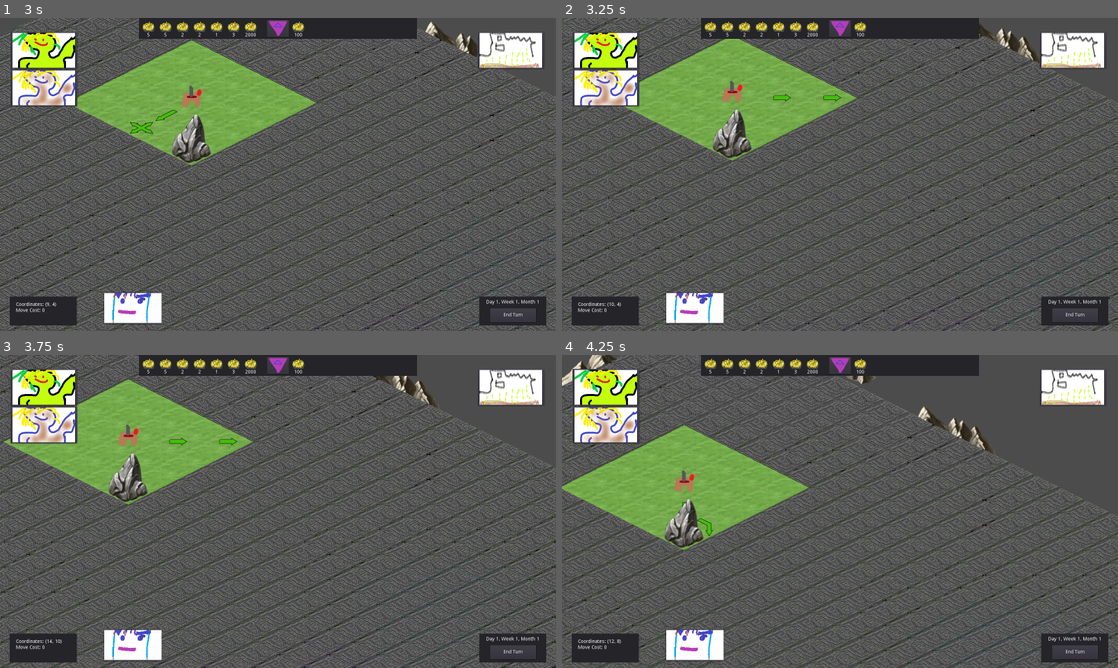
Above: before the commit, frames 1-4 (two rows, left to right).
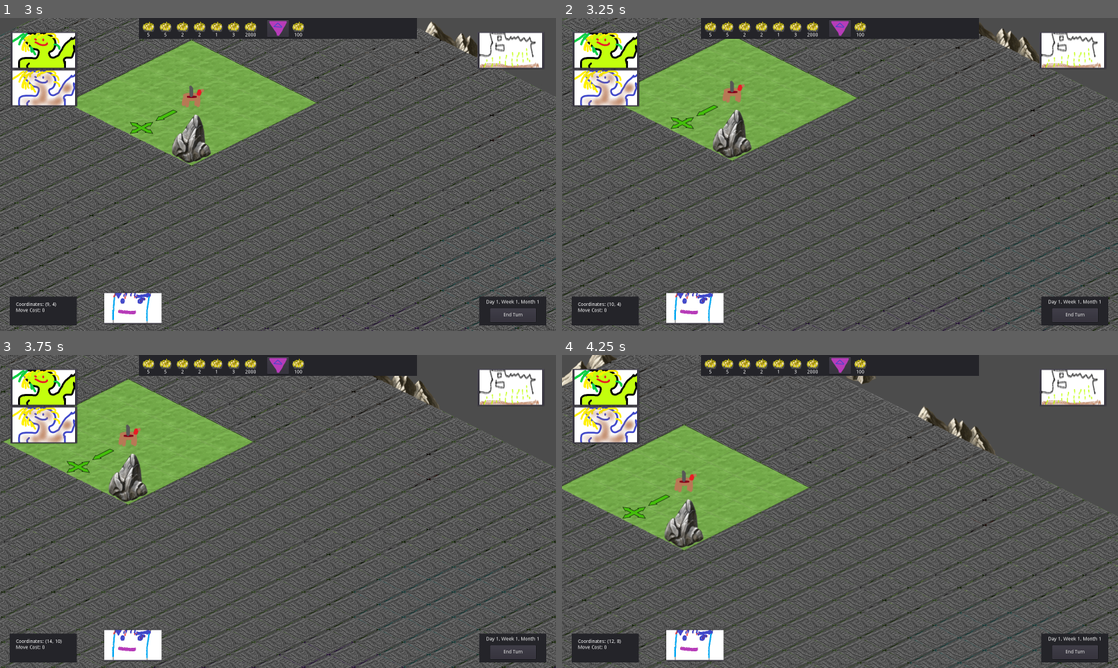
Above: after the commit, the same moments.

Repository: xfstef/captains
Game: Godot game, scene res://Scenes/AdventureMap.tscn
The game is run twice, just before and just after one commit, with the same random seed, the same clock (stepped at 60 frames per second) and the same inputs.
Inputs (mouse positions are in pixels of both pictures, inside the frame that each line leads up to):
- Up to frame 1 (3 s): click "OK" at 0.5 s; tap Enter at 1.25 s; move the mouse to (400, 158) at 1.27 s; hold D (map_right) 1.28-2.03 s; click (400, 158) at 1.42 s; move the mouse to (166, 190) at 2.02 s; hold S (map_down) 2.03-2.78 s; click (166, 190) at 2.17 s; move the mouse to (333, 105) at 2.77 s; hold D (map_right) from 2.78 s (still down); click (333, 105) at 2.92 s
- Up to frame 2 (3.25 s): keep holding D (map_right)
- Up to frame 3 (3.75 s): move the mouse to (250, 574) at 3.52 s; release D (map_right) at 3.53 s; hold W (map_up) from 3.53 s (still down); click (250, 574) at 3.67 s
- Up to frame 4 (4.25 s): keep holding W (map_up)

Frame 1 is identical in both runs. In frame 2, 0.2% of the frame differs, in the area x 19-51%, y 24-36%; in frame 3, 0.2%, in the area x 12-43%, y 26-38%; in frame 4, 0.2%.

Commit message:
Reworked FoW and LoS code. Added LoS points to the player class so that points are easier to access.

Diff:
--- a/Scripts/AdventureMap.gd
+++ b/Scripts/AdventureMap.gd
@@ -39,6 +39,7 @@
 var units_DB
 var captains_DB
 var selected_army_instance
+var current_player_istance
 var day_events
 # Availables Scenes
 var adventure_event
@@ -159,6 +160,7 @@
 		if payload.playerStartRules[z].get("castles"):
 			instantiate_player_towns(z, payload.playerStartRules[z].castles)
 
+	current_player_istance = player_instances[current_player]
 	armiesListContainer.switchPlayer(current_player)
 	fowTileMap.updateVisibility(current_player)
 
@@ -186,7 +188,9 @@
 			topPanel.updateMovementLeft(selected_army_instance.my_remaining_movement_today)
 		if army_cache != null:
 			player_instances[player_nr].my_armies[h].modifyCache(army_cache)
-		player_instances[player_nr].my_armies[h].updateLOS()
+		player_instances[player_nr].registerLOSPoint(pos, player_instances[player_nr].my_armies[h].l_o_s_range)
+		player_instances[player_nr].updateLOSPoint(pos, pos, player_instances[player_nr].my_armies[h].l_o_s_range)
+		#player_instances[player_nr].my_armies[h].updateLOS()
 
 		armiesListContainer.add_child(armyButton.duplicate())
 		armiesListContainer.get_child(h).my_player_id = player_nr
@@ -220,7 +224,7 @@
 		if isTileAccessible(p_a_s_x + d_modifier.x, p_a_s_y + d_modifier.y, army_travel_type, army_land_mass):
 			selected_army_instance.moveTo(propsTileMap.map_to_world(Vector2(p_a_s_x + d_modifier.x, p_a_s_y + d_modifier.y)), movementTileMap.tile_move_expense[p_a_s_x + d_modifier.x][p_a_s_y + d_modifier.y])
 
-	if event is InputEventMouseButton && event.is_pressed() == false && event.button_index == 1:# && (mouseCtrl.pointerState == 0 || mouseCtrl.pointerState == 2):
+	elif event is InputEventMouseButton && event.is_pressed() == false && event.button_index == 1 && (mouseCtrl.pointerState == 0 || mouseCtrl.pointerState == 2):
 		var tile = groundTileMap.world_to_map(get_global_mouse_position())
 		if (tile.x != p_a_s_x || tile.y != p_a_s_y) && isTileAccessible(tile.x, tile.y, army_travel_type, army_land_mass):
 			if selected_army_instance.selected_coords == tile:
--- a/Scripts/Army.gd
+++ b/Scripts/Army.gd
@@ -55,8 +55,10 @@
 		if my_animation.playing:
 			my_animation.playing = false
 			my_animation.frame = 0
+			var old_coords = my_coords
 			my_coords = adventure_map.propsTileMap.world_to_map(self.position)
-			updateLOS()
+			#updateLOS()
+			adventure_map.player_instances[my_player_id].updateLOSPoint(old_coords, my_coords, l_o_s_range)
 			if currentMoveCommandStep == 1:
 				current_prop_code = adventure_map.propsTileMap.get_cell(my_coords.x, my_coords.y)
 				if current_prop_code == -1 && adventure_map.getArmyPresent(my_coords):
@@ -170,9 +172,9 @@
 	if currently_selected == true:
 		top_panel.updateCache(my_cache)
 
-func updateLOS():
-	line_of_sight.clear()
-	for x in range(-l_o_s_range, l_o_s_range + 1):
-		for y in range(-l_o_s_range, l_o_s_range + 1):
-			line_of_sight.append(Vector2(my_coords.x + x, my_coords.y + y))
-	adventure_map.player_instances[my_player_id].updateExploredTiles(line_of_sight)
+#func updateLOS():
+#	line_of_sight.clear()
+#	for x in range(-l_o_s_range, l_o_s_range + 1):
+#		for y in range(-l_o_s_range, l_o_s_range + 1):
+#			line_of_sight.append(Vector2(my_coords.x + x, my_coords.y + y))
+#	adventure_map.player_instances[my_player_id].updateExploredTiles(line_of_sight)
--- a/Scripts/MouseCtrl.gd
+++ b/Scripts/MouseCtrl.gd
@@ -53,22 +53,11 @@
 	var mouse_pos_global = get_global_mouse_position()
 	var mouse_pos_local = get_viewport().get_mouse_position()
 	var tile = groundTileMap.world_to_map(mouse_pos_global)
-	#var move_expense = movementTileMap.tile_move_expense[tile.x][tile.y]
+
 	info.set_text("Coordinates: %s \nMove Cost: %s" % [tile, 0])
 
 	if pointerState == 5:
 		return
-
-	var move_tile = movementTileMap.get_cell(tile.x, tile.y)
-	var army_present = adventure_map.getArmyPresent(tile)
-	var selected_land_mass
-
-	if tile.x >= 0 && tile.x < mapWidth && tile.y >= 0 && tile.y < mapHeight:
-		selected_land_mass = adventure_map.landMassesMatrix[tile.x][tile.y]
-	else:
-		selected_land_mass = 0
-
-	var c_s_a = adventure_map.selected_army_instance
 
 	if mouse_pos_local.x < 10 || mouse_pos_local.x > camera.viewport_size.x - 10 || mouse_pos_local.y < 10 || mouse_pos_local.y > camera.viewport_size.y - 10:
 		move_vector = Vector2()
@@ -88,18 +77,34 @@
 
 		camera.scrollCamera(move_vector, delta)
 
-	elif pointerState < 3:
+func _unhandled_input(event):
+	if event is InputEventMouse:
+		var tile = groundTileMap.world_to_map(get_global_mouse_position())
+		var move_tile = movementTileMap.get_cell(tile.x, tile.y)
+		var selected_land_mass
+		if tile.x >= 0 && tile.x < mapWidth && tile.y >= 0 && tile.y < mapHeight:
+			selected_land_mass = adventure_map.landMassesMatrix[tile.x][tile.y]
+		else:
+			selected_land_mass = 0
+		var c_s_a = adventure_map.selected_army_instance
+		var army_present = adventure_map.getArmyPresent(tile)
+		var player_explored_tiles = adventure_map.current_player_istance.my_explored_tiles
+
 		if move_tile == 0 && selected_land_mass == c_s_a.current_land_mass:
-			if army_present == true:
-				if tile.x == c_s_a.my_coords.x && tile.y == c_s_a.my_coords.y:
-					Input.set_custom_mouse_cursor(m_pointer_ui)
-					pointerState = 3
+			if player_explored_tiles.find(tile) > -1:
+				if army_present == true:
+					if tile.x == c_s_a.my_coords.x && tile.y == c_s_a.my_coords.y:
+						Input.set_custom_mouse_cursor(m_pointer_ui)
+						pointerState = 3
+					else:
+						Input.set_custom_mouse_cursor(m_pointer_interact)
+						pointerState = 2
 				else:
-					Input.set_custom_mouse_cursor(m_pointer_interact)
-					pointerState = 2
+					Input.set_custom_mouse_cursor(m_pointer_go)
+					pointerState = 0
 			else:
-				Input.set_custom_mouse_cursor(m_pointer_go)
-				pointerState = 0
+				Input.set_custom_mouse_cursor(m_pointer_blocked)
+				pointerState = 1
 		elif move_tile == 1 || selected_land_mass != c_s_a.current_land_mass:
 			Input.set_custom_mouse_cursor(m_pointer_blocked)
 			pointerState = 1
--- a/Scripts/Player.gd
+++ b/Scripts/Player.gd
@@ -7,19 +7,35 @@
 var my_towns = []
 var my_explored_tiles = []
 var my_visible_tiles = []
+var los_points = []
 # Global Instances
 var adventure_map
 
-func updateExploredTiles(line_of_sight):
-	for sight in line_of_sight:
-		if my_explored_tiles.find(sight) == -1:
-			my_explored_tiles.append(sight)
-	updateVisibleTiles()
+func registerLOSPoint(x_y, los_range):
+	for point in los_points:
+		if point.x_y == x_y:
+			point.los_range = los_range
+			return
+	los_points.append({x_y = x_y, los_range = los_range})
 
-func updateVisibleTiles():
-	my_visible_tiles.clear()
-	for army in my_armies:
-		for sight in army.line_of_sight:
-			if my_visible_tiles.find(sight) == -1:
-				my_visible_tiles.append(sight)
-	adventure_map.fowTileMap.updateVisibility(my_id)
+func updateLOSPoint(old_x_y, new_x_y, los_range):
+	for x in range(los_points.size()):
+		var point = los_points[x]
+		if point.x_y == old_x_y:
+			point.x_y = new_x_y
+			point.los_range = los_range
+			updateExploredTiles(point, x)
+			adventure_map.fowTileMap.updateVisibility(my_id)
+			return
+
+func updateExploredTiles(point, x_pos):
+	if my_visible_tiles.size() < x_pos + 1:
+		my_visible_tiles.append([])
+		my_visible_tiles[x_pos] = []
+	my_visible_tiles[x_pos].clear()
+	for x in range(-point.los_range, point.los_range + 1):
+		for y in range(-point.los_range, point.los_range + 1):
+			var new_point = Vector2(point.x_y.x + x, point.x_y.y + y)
+			my_visible_tiles[x_pos].append(new_point)
+			if my_explored_tiles.find(new_point) == -1:
+				my_explored_tiles.append(new_point)
--- a/Scripts/TM-FOW.gd
+++ b/Scripts/TM-FOW.gd
@@ -21,14 +21,20 @@
 	current_player = player_id
 	player_explored_tiles = adventure_map.player_instances[current_player].my_explored_tiles
 	player_visible_tiles = adventure_map.player_instances[current_player].my_visible_tiles
+	var cell_type
 	for x in range(width):
 		for y in range(height):
 			if player_explored_tiles.find(Vector2(x, y)) == -1:
-				set_cell(x, y, 1)
-			elif player_visible_tiles.find(Vector2(x, y)) == -1:
-				set_cell(x, y, 16)
+				cell_type = 1
 			else:
-				set_cell(x, y, -1)
+				cell_type = findVisibleTile(x, y)
+			set_cell(x, y, cell_type)
+
+func findVisibleTile(x, y):
+	for group in player_visible_tiles:
+		if group.find(Vector2(x, y)) > -1:
+			return -1
+	return 16
 
 #func addPlayerVisibility(player_id):
 #	var player_visible_tiles = getPlayerVisibleTiles(player_id)
